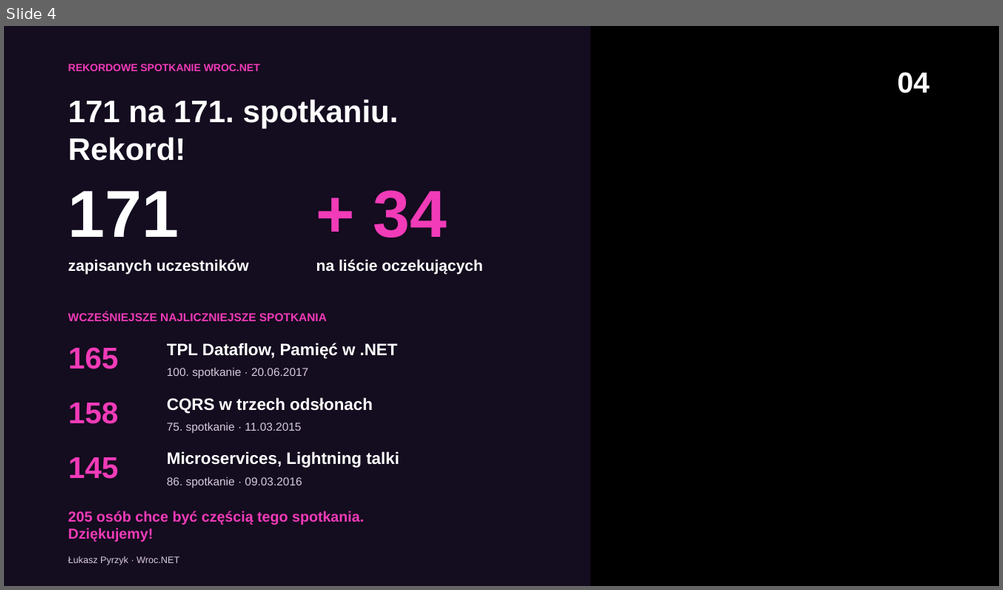
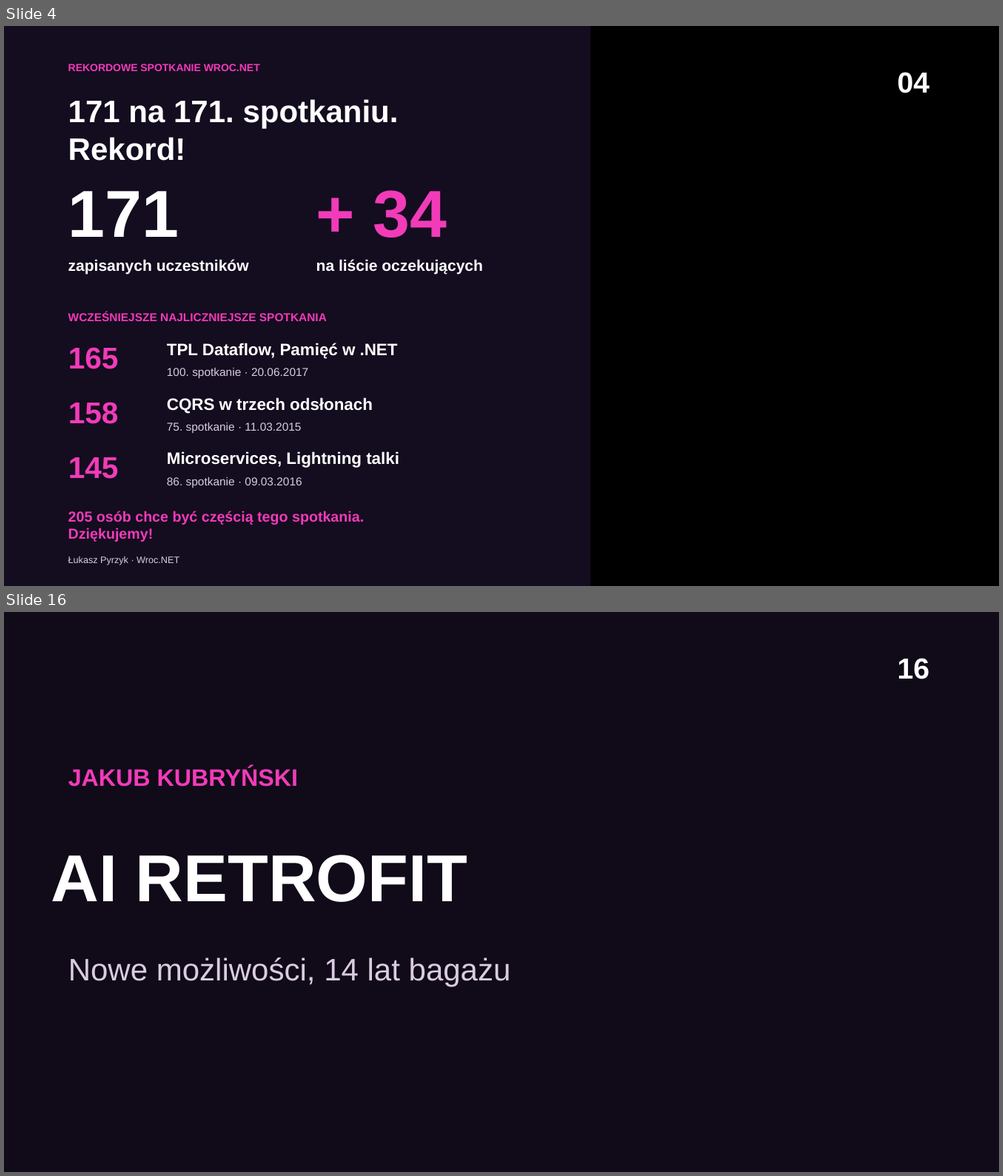
Before and after one commit to lukasz-pyrzyk/wrocnet.org, a slide deck: slides/171/2026-10-20-171-spotkanie.pptx. Shown one above the other, each under a label of ours: slide 4 before the commit, slides 4 and 16 after it; the slides between them are not shown. The pictures are 1003x590 and 1003x1176 pixels, drawn with LibreOffice and Linux fonts; fonts in the diff are those of the drawing; background and template pictures are left out. Boxes give left, top, right and bottom in pixels: in the first picture for what was removed or moved away, otherwise in the second. Text is boxed around its words. In the diff, an @@ line names an element or a change of style, - is before the commit and + after.

```diff
--- a/slides/171/2026-10-20-171-spotkanie.pptx
+++ b/slides/171/2026-10-20-171-spotkanie.pptx
@@ slide 16 added at (x1=4, y1=612, x2=999, y2=1172), background picture (left out) @@
@@ rectangle added at (x1=4, y1=612, x2=999, y2=1172), fill #160E22 at 75% opacity @@
@@ text added at (x1=897, y1=658, x2=930, y2=679), 28 pt, text #FFFFFF, bold @@
+16
@@ text added at (x1=68, y1=767, x2=298, y2=787), 23 pt, text #F13BB8, bold @@
+JAKUB KUBRYŃSKI
@@ text added at (x1=51, y1=855, x2=467, y2=902), 64 pt, text #FFFFFF, bold @@
+AI RETROFIT
@@ text added at (x1=68, y1=958, x2=511, y2=987), 30 pt, text #DACCE0 @@
+Nowe możliwości, 14 lat bagażu
```
Also in this commit, not shown: 10 slides changed, 3 other slides added, 3 slides removed, 4 other files.
